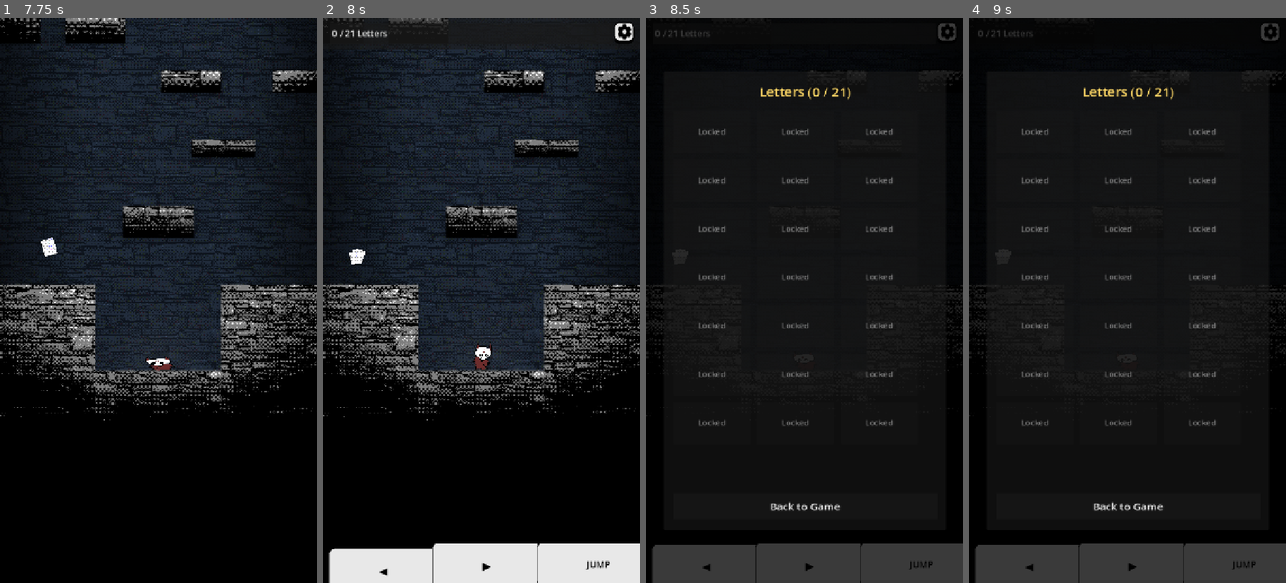
Above: before the commit, frames 1-4 (left to right).
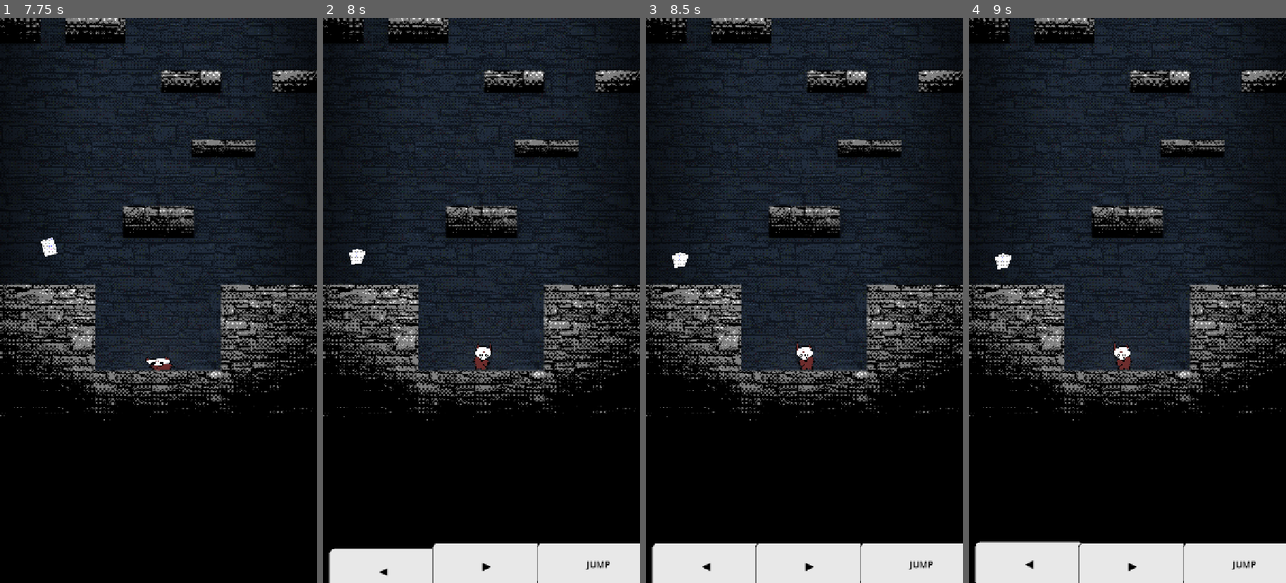
Above: after the commit, the same moments.

Repository: gimigkk/agustus-13
Game: Godot game, scene res://scenes/levels/test_level.tscn
The game is run twice, just before and just after one commit, with the same random seed, the same clock (stepped at 60 frames per second) and the same inputs.
Inputs (mouse positions are in pixels of both pictures, inside the frame that each line leads up to):
- Up to frame 1 (7.75 s): tap Enter at 0.5 s; move the mouse to (228, 272) at 0.52 s; hold Right (move_right) 0.53-2 s; tap Space (jump) at 0.77, 1.52, 3.77, 4.52, 5.27, 6.77, 7.52 s; move the mouse to (95, 328) at 1.27 s; click "NEW GAME" at 2 s; move the mouse to (190, 176) at 2.77 s; hold Left (move_left) 2.78-3.53 s; move the mouse to (142, 413) at 3.52 s; hold Right (move_right) 3.53-5.03 s; move the mouse to (253, 385) at 4.27 s; move the mouse to (63, 215) at 5.02 s; hold Left (move_left) 5.03-5.78 s; move the mouse to (174, 300) at 5.77 s; hold Right (move_right) 5.78-6.53 s; move the mouse to (110, 159) at 6.52 s; hold Left (move_left) from 6.53 s (still down); move the mouse to (228, 272) at 7.27 s
- Up to frame 2 (8 s): keep holding Left (move_left)
- Up to frame 3 (8.5 s): release Left (move_left) at 8 s; click (794, 34) at 8 s, where only the run before the commit has a clickable "0 / 21 Letters"
- Up to frame 4 (9 s): click (1029, 566) at 8.75 s, where only the run after the commit has a clickable "◀"

Frame 1 is identical in both runs. In frame 2, 1.0% of the frame differs, in the area x 0-98%, y 0-6%; in frame 3, 34%; in frame 4, 34%, in the area x 0-100%, y 0-100%.

Commit message:
Implement global letter inventory and fix main menu layering

Diff:
--- a/scenes/levels/test_level.gd
+++ b/scenes/levels/test_level.gd
@@ -92,8 +92,8 @@
 ## Spawns the main menu overlay configured for boot or existing save resumption.
 func _instantiate_main_menu(is_save_boot: bool = false) -> void:
 	var hud = get_node_or_null("HUD")
-	if hud:
-		hud.visible = false
+	if hud and hud.has_node("Control"):
+		hud.get_node("Control").visible = false
 	var touch = get_node_or_null("TouchControls")
 	if touch:
 		touch.visible = false
@@ -134,4 +134,8 @@
 		elif event.keycode == KEY_F3:
 			SaveManager.clear_save()
 			SaveManager.force_intro_on_launch = false
+			LetterManager.reset_progress()
 			get_tree().reload_current_scene()
+		elif event.keycode == KEY_F4:
+			SaveManager.clear_all_save_data()
+			get_tree().reload_current_scene()
--- a/scenes/objects/finish_trigger.gd
+++ b/scenes/objects/finish_trigger.gd
@@ -223,9 +223,16 @@
 	)
 
 func _trigger_victory() -> void:
-	var hud = get_tree().current_scene.get_node_or_null("HUD")
-	if hud and hud.has_method("show_summit_celebration"):
-		hud.show_summit_celebration()
+	var level_node = get_tree().current_scene
+	if not level_node: return
+
+	SaveManager.current_save_data["has_finished_game"] = true
+	SaveManager.save_current_state()
+	var menu_scene = load("res://scenes/ui/main_menu.tscn")
+	if menu_scene:
+		var menu = menu_scene.instantiate()
+		menu.is_save_menu = true
+		level_node.add_child(menu)
 
 func _show_incomplete_prompt(collected: int, required: int) -> void:
 	var hud = get_tree().current_scene.get_node_or_null("HUD")
--- a/scenes/ui/hud.gd
+++ b/scenes/ui/hud.gd
@@ -37,11 +37,7 @@
 	current_displayed_count = safe_count
 	letter_counter_btn.text = "%d / %d Letters" % [safe_count, total_available]
 
-## Instantiates and presents the summit victory celebration overlay.
-func show_summit_celebration() -> void:
-	var celeb_scene = load("res://scenes/ui/summit_celebration.tscn")
-	if celeb_scene:
-		add_child(celeb_scene.instantiate())
+
 
 ## Displays a prompt informing the player how many letters remain for the full ending.
 func show_incomplete_prompt(collected: int, required: int) -> void:
@@ -224,4 +220,4 @@
 		player.global_position = finish_trigger.global_position
 		finish_trigger._play_finish_sequence(player)
 	else:
-		show_summit_celebration()
+		_on_menu_pressed()
--- a/scenes/ui/letter_inventory.gd
+++ b/scenes/ui/letter_inventory.gd
@@ -13,7 +13,7 @@
 
 ## Opens the inventory grid overlay and pauses gameplay.
 func open_inventory() -> void:
-	var count: int = LetterManager.collected_letter_ids.size()
+	var count: int = LetterManager.global_letter_ids.size()
 	title_label.text = "Letters (%d / 21)" % count
 
 	_populate_grid()
@@ -32,7 +32,7 @@
 
 	var mail_icon = load("res://assets/objects/inventory_mail.png") as Texture2D
 	for i in range(1, 22):
-		var is_collected: bool = LetterManager.is_letter_collected(i)
+		var is_collected: bool = LetterManager.is_global_letter_collected(i)
 		var card := Button.new()
 		card.custom_minimum_size = Vector2(175, 95)
 		card.add_theme_font_size_override("font_size", 18)
--- a/scenes/ui/letter_inventory.tscn
+++ b/scenes/ui/letter_inventory.tscn
@@ -4,7 +4,7 @@
 
 [node name="LetterInventory" type="CanvasLayer"]
 process_mode = 3
-layer = 25
+layer = 110
 script = ExtResource("1_inv_script")
 
 [node name="Control" type="Control" parent="."]
--- a/scenes/ui/letter_popup.tscn
+++ b/scenes/ui/letter_popup.tscn
@@ -4,7 +4,7 @@
 
 [node name="LetterPopup" type="CanvasLayer"]
 process_mode = 3
-layer = 30
+layer = 120
 script = ExtResource("1_popup_script")
 
 [node name="Control" type="Control" parent="."]
--- a/scenes/ui/main_menu.gd
+++ b/scenes/ui/main_menu.gd
@@ -9,6 +9,7 @@
 signal continue_started
 
 @onready var btn_new_game: UiverseButton = $ButtonContainer/BtnNewGame
+@onready var btn_read_letters: UiverseButton = $ButtonContainer/BtnReadLetters
 @onready var btn_continue: UiverseButton = $ButtonContainer/BtnContinue
 
 # Configuration flags set by level controller:
@@ -25,21 +26,23 @@
 	var is_in_game: bool = not is_boot_menu
 
 	btn_continue.disabled = not (has_save or is_in_game)
+	btn_read_letters.visible = SaveManager.current_save_data.get("has_finished_game", false)
+
 	btn_new_game.pressed.connect(_on_new_game_pressed)
+	btn_read_letters.pressed.connect(_on_read_letters_pressed)
 	btn_continue.pressed.connect(_on_continue_pressed)
 
 func _on_tree_exiting() -> void:
 	if not is_boot_menu:
 		_set_gameplay_ui_visible(true)
 
-# Requires root scene (current_scene) to locate "HUD" and "TouchControls" nodes.
 func _set_gameplay_ui_visible(p_visible: bool) -> void:
 	var current = get_tree().current_scene if get_tree() else null
 	if not current:
 		return
 	var hud = current.get_node_or_null("HUD")
-	if hud:
-		hud.visible = p_visible
+	if hud and hud.has_node("Control"):
+		hud.get_node("Control").visible = p_visible
 	var touch = current.get_node_or_null("TouchControls")
 	if touch:
 		touch.visible = p_visible
@@ -68,3 +71,10 @@
 		SaveManager.load_game()
 	continue_started.emit()
 	queue_free()
+
+func _on_read_letters_pressed() -> void:
+	var current = get_tree().current_scene if get_tree() else null
+	if not current: return
+	var hud = current.get_node_or_null("HUD")
+	if hud and "letter_inventory" in hud and hud.letter_inventory:
+		hud.letter_inventory.open_inventory()
--- a/scenes/ui/main_menu.tscn
+++ b/scenes/ui/main_menu.tscn
@@ -58,7 +58,7 @@
 offset_left = -140.0
 offset_top = 40.0
 offset_right = 140.0
-offset_bottom = 240.0
+offset_bottom = 280.0
 grow_horizontal = 2
 grow_vertical = 2
 theme_override_constants/separation = 28
@@ -70,6 +70,13 @@
 text = "NEW GAME"
 font_size = 22
 
+[node name="BtnReadLetters" type="Control" parent="ButtonContainer"]
+custom_minimum_size = Vector2(0, 60)
+layout_mode = 2
+script = ExtResource("2_uiverse_script")
+text = "READ LETTERS"
+font_size = 22
+
 [node name="BtnContinue" type="Control" parent="ButtonContainer"]
 custom_minimum_size = Vector2(0, 60)
 layout_mode = 2
--- a/scenes/ui/summit_celebration.gd
+++ /dev/null
@@ -1,23 +0,0 @@
-extends CanvasLayer
-
-## Summit victory celebration screen offering options to view album or exit to main menu.
-
-@onready var panel: Control = $Control
-@onready var album_btn: Button = $Control/PanelContainer/MarginContainer/VBoxContainer/AlbumBtn
-@onready var menu_btn: Button = $Control/PanelContainer/MarginContainer/VBoxContainer/MenuBtn
-
-func _ready() -> void:
-	panel.show()
-	album_btn.pressed.connect(_on_album_pressed)
-	menu_btn.pressed.connect(_on_menu_pressed)
-
-## Opens the letter inventory album from the celebration dialog.
-func _on_album_pressed() -> void:
-	panel.hide()
-	var hud = get_tree().current_scene.get_node_or_null("HUD")
-	if hud and "letter_inventory" in hud and hud.letter_inventory:
-		hud.letter_inventory.open_inventory()
-
-## Returns player to main menu screen.
-func _on_menu_pressed() -> void:
-	get_tree().change_scene_to_file("res://scenes/ui/main_menu.tscn")
--- a/scenes/ui/summit_celebration.tscn
+++ /dev/null
@@ -1,85 +0,0 @@
-[gd_scene load_steps=2 format=3 uid="uid://bhcgqfif8sqb5"]
-
-[ext_resource type="Script" path="res://scenes/ui/summit_celebration.gd" id="1_celeb_script"]
-
-[node name="SummitCelebration" type="CanvasLayer"]
-layer = 20
-script = ExtResource("1_celeb_script")
-
-[node name="Control" type="Control" parent="."]
-layout_mode = 3
-anchors_preset = 15
-anchor_right = 1.0
-anchor_bottom = 1.0
-grow_horizontal = 2
-grow_vertical = 2
-
-[node name="DimOverlay" type="ColorRect" parent="Control"]
-layout_mode = 1
-anchors_preset = 15
-anchor_right = 1.0
-anchor_bottom = 1.0
-grow_horizontal = 2
-grow_vertical = 2
-color = Color(0, 0, 0, 0.75)
-
-[node name="PanelContainer" type="PanelContainer" parent="Control"]
-layout_mode = 1
-anchors_preset = 8
-anchor_left = 0.5
-anchor_top = 0.5
-anchor_right = 0.5
-anchor_bottom = 0.5
-offset_left = -300.0
-offset_top = -250.0
-offset_right = 300.0
-offset_bottom = 250.0
-grow_horizontal = 2
-grow_vertical = 2
-
-[node name="MarginContainer" type="MarginContainer" parent="Control/PanelContainer"]
-layout_mode = 2
-theme_override_constants/margin_left = 30
-theme_override_constants/margin_top = 30
-theme_override_constants/margin_right = 30
-theme_override_constants/margin_bottom = 30
-
-[node name="VBoxContainer" type="VBoxContainer" parent="Control/PanelContainer/MarginContainer"]
-layout_mode = 2
-theme_override_constants/separation = 20
-
-[node name="Title" type="Label" parent="Control/PanelContainer/MarginContainer/VBoxContainer"]
-layout_mode = 2
-theme_override_colors/font_color = Color(1, 0.85, 0.3, 1)
-theme_override_font_sizes/font_size = 28
-text = "🎂 HAPPY 21ST BIRTHDAY! 🎂"
-horizontal_alignment = 1
-
-[node name="Subtitle" type="Label" parent="Control/PanelContainer/MarginContainer/VBoxContainer"]
-layout_mode = 2
-theme_override_colors/font_color = Color(0.9, 0.9, 0.95, 1)
-theme_override_font_sizes/font_size = 18
-text = "You reached the summit and retrieved all 21 letters!"
-horizontal_alignment = 1
-
-[node name="Message" type="Label" parent="Control/PanelContainer/MarginContainer/VBoxContainer"]
-layout_mode = 2
-size_flags_vertical = 3
-theme_override_colors/font_color = Color(0.8, 0.85, 0.9, 1)
-theme_override_font_sizes/font_size = 16
-text = "Thank you for climbing all the way to the top. Open your letter album to read every special memory!"
-horizontal_alignment = 1
-vertical_alignment = 1
-autowrap_mode = 2
-
-[node name="AlbumBtn" type="Button" parent="Control/PanelContainer/MarginContainer/VBoxContainer"]
-custom_minimum_size = Vector2(0, 50)
-layout_mode = 2
-theme_override_font_sizes/font_size = 20
-text = "💌 Read All 21 Letters"
-
-[node name="MenuBtn" type="Button" parent="Control/PanelContainer/MarginContainer/VBoxContainer"]
-custom_minimum_size = Vector2(0, 44)
-layout_mode = 2
-theme_override_font_sizes/font_size = 18
-text = "Main Menu"
--- a/scripts/letter_manager.gd
+++ b/scripts/letter_manager.gd
@@ -11,16 +11,29 @@
 
 var messages: Dictionary = {}
 var collected_letter_ids: Array = []
+var global_letter_ids: Array = []
 
 func _ready() -> void:
 	load_messages()
-	if SaveManager.current_save_data.has("collected_letters"):
-		var raw_list: Array = SaveManager.current_save_data["collected_letters"]
+	SaveManager.save_loaded.connect(_on_save_loaded)
+	_on_save_loaded(SaveManager.current_save_data)
+
+func _on_save_loaded(data: Dictionary) -> void:
+	if data.has("collected_letters"):
+		var raw_list: Array = data["collected_letters"]
 		collected_letter_ids.clear()
 		for item in raw_list:
 			var int_id := int(item)
 			if int_id >= 1 and int_id <= TOTAL_LETTERS and not collected_letter_ids.has(int_id):
 				collected_letter_ids.append(int_id)
+
+	if data.has("global_collected_letters"):
+		var raw_global: Array = data["global_collected_letters"]
+		global_letter_ids.clear()
+		for item in raw_global:
+			var int_id := int(item)
+			if int_id >= 1 and int_id <= TOTAL_LETTERS and not global_letter_ids.has(int_id):
+				global_letter_ids.append(int_id)
 
 ## Parses messages from the letters JSON data configuration.
 func load_messages() -> void:
@@ -56,6 +69,10 @@
 func is_letter_collected(letter_id: int) -> bool:
 	return collected_letter_ids.has(int(letter_id))
 
+## Returns true if the specified letter ID has been collected globally.
+func is_global_letter_collected(letter_id: int) -> bool:
+	return global_letter_ids.has(int(letter_id))
+
 ## Returns total count of unique valid letters collected so far.
 func get_collected_count() -> int:
 	var unique_ids: Array = []
@@ -85,13 +102,15 @@
 		var curr_id := start_id + i
 		if curr_id >= 1 and curr_id <= TOTAL_LETTERS and not is_letter_collected(curr_id):
 			collected_letter_ids.append(curr_id)
+			if not is_global_letter_collected(curr_id):
+				global_letter_ids.append(curr_id)
 			last_id = curr_id
 			last_msg = get_letter_message(curr_id)
 			newly_collected = true
 
 	if newly_collected:
 		var total := get_collected_count()
-		SaveManager.save_game(player_pos, collected_letter_ids)
+		SaveManager.save_game(player_pos, collected_letter_ids, global_letter_ids)
 		var final_collect_pos := collect_world_pos if collect_world_pos != Vector2.ZERO else player_pos
 		letter_collected.emit(last_id, last_msg, total, final_collect_pos)
 		return true
--- a/scripts/save_manager.gd
+++ b/scripts/save_manager.gd
@@ -14,7 +14,9 @@
 	"player_pos_x": 0.0,
 	"player_pos_y": 1180.0,
 	"collected_letters": [],
-	"has_save": false
+	"global_collected_letters": [],
+	"has_save": false,
+	"has_finished_game": false
 }
 
 func _ready() -> void:
@@ -39,15 +41,17 @@
 	if not player.is_physics_processing():
 		return false
 
-	return save_game(player.global_position, LetterManager.collected_letter_ids)
+	return save_game(player.global_position, LetterManager.collected_letter_ids, LetterManager.global_letter_ids)
 
-## Writes player position and letter IDs to user save JSON file.
-func save_game(player_pos: Vector2, collected_letters: Array) -> bool:
+func save_game(player_pos: Vector2, collected_letters: Array, global_letters: Array) -> bool:
+	var finished = current_save_data.get("has_finished_game", false)
 	var data := {
 		"player_pos_x": player_pos.x,
 		"player_pos_y": player_pos.y,
 		"collected_letters": collected_letters,
+		"global_collected_letters": global_letters,
 		"has_save": true,
+		"has_finished_game": finished,
 		"timestamp": Time.get_unix_time_from_system()
 	}
 
@@ -89,12 +93,40 @@
 	return current_save_data
 
 func clear_save() -> void:
+	var global_letters = current_save_data.get("global_collected_letters", [])
+	var finished_game = current_save_data.get("has_finished_game", false)
+
+	current_save_data = {
+		"player_pos_x": 0.0,
+		"player_pos_y": 1180.0,
+		"collected_letters": [],
+		"global_collected_letters": global_letters,
+		"has_save": false,
+		"has_finished_game": finished_game
+	}
+	force_intro_on_launch = true
+
+	var data := current_save_data.duplicate()
+	data["timestamp"] = Time.get_unix_time_from_system()
+
+	var file := FileAccess.open(SAVE_PATH, FileAccess.WRITE)
+	if file:
+		file.store_string(JSON.stringify(data, "\t"))
+		file.close()
+
+func clear_all_save_data() -> void:
 	if FileAccess.file_exists(SAVE_PATH):
 		DirAccess.remove_absolute(SAVE_PATH)
 	current_save_data = {
 		"player_pos_x": 0.0,
 		"player_pos_y": 1180.0,
 		"collected_letters": [],
-		"has_save": false
+		"global_collected_letters": [],
+		"has_save": false,
+		"has_finished_game": false
 	}
 	force_intro_on_launch = true
+	if LetterManager:
+		LetterManager.collected_letter_ids.clear()
+		if "global_letter_ids" in LetterManager:
+			LetterManager.global_letter_ids.clear()
Not shown, changed: project_plan.md
